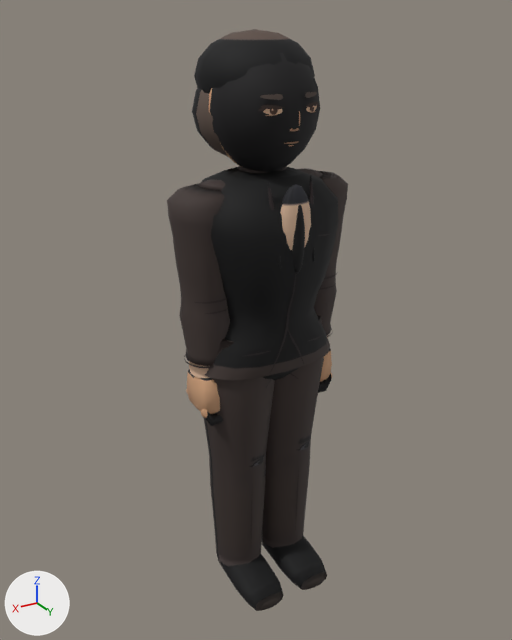
The glTF model assets/models/castle_g4_a.glb, before and after one commit.
Both versions are drawn from a camera (50 mm lens) standing at (1.155, 1.89, 1.951) and looking at (0.009, -0.019, 0.997). The lights are fixed; the arrows at lower left show +X, +Y and +Z. The older version comes first. Vertices at exactly the same position are counted once.

In view in the first picture: 'Body'.
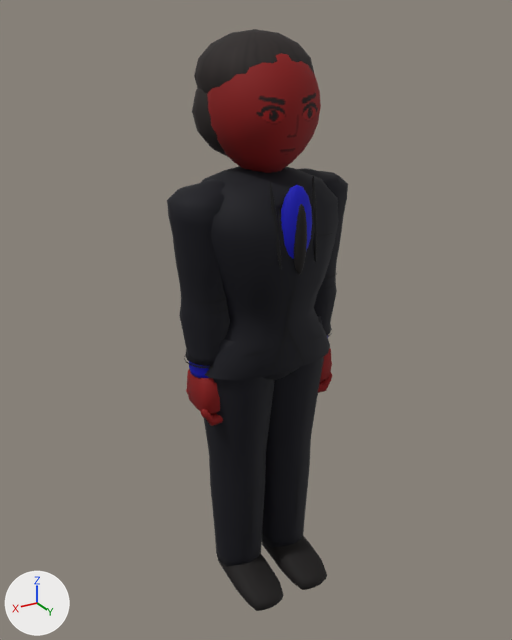
Scene script edits in JSON lines:
```json
{"block": "me_mesh_0", "where": "# used by ob_body; location = (0.0, 0.0, 0.0)"}
{"op": "remove", "block": "me_mesh_0", "code": "me_mesh_0.from_pydata(...)  # 4254 vertices, 7650 faces; spans x -0.31..0.31, y -0.22..0.25, z -0.03..1.91"}
{"op": "add", "block": "me_mesh_0", "code": "me_mesh_0.from_pydata(...)  # 3498 vertices, 6454 faces; spans x -0.31..0.31, y -0.22..0.25, z -0.03..1.91"}
{"block": "me_mesh_0", "change": "me_mesh_0 part 1: 17 loose pieces with 731 vertices, spanning x -0.1..0.1, y 0.15..0.18, z 1.6..1.75, are deleted"}
{"block": "me_mesh_0", "change": "me_mesh_0 part 2: 169 vertices moved from x -0.13..0.12, y -0.14..0.22, z 1.23..1.74 to x -0.09..0.09, y -0.11..0.23, z 1.23..1.74; 449 vertices removed from x -0.17..0.17, y -0.17..0.22, z 0.97..1.88; 424 vertices added at x -0.17..0.18, y -0.17..0.23, z 0.96..1.88"}
{"block": "me_mesh_0", "change": "me_mesh_0 part 3: 5350 kept faces spanning x -0.31..0.31, y -0.22..0.25, z -0.03..1.91 get new vertex colours"}
```

What differs and where, as boxes (x1, y1, x2, y2) in the pictures (512 x 640 px; the box of a moved part takes in the faces that stretch with it):
```json
{"part": 1, "of": "me_mesh_0", "change": "deleted", "before": [258, 92, 319, 146]}
{"part": 2, "of": "me_mesh_0", "change": "moved or reshaped", "before": [209, 53, 322, 336], "after": [207, 53, 323, 339]}
{"part": 3, "of": "me_mesh_0", "change": "recoloured", "before": [167, 29, 348, 611], "after": [167, 29, 348, 611]}
```
